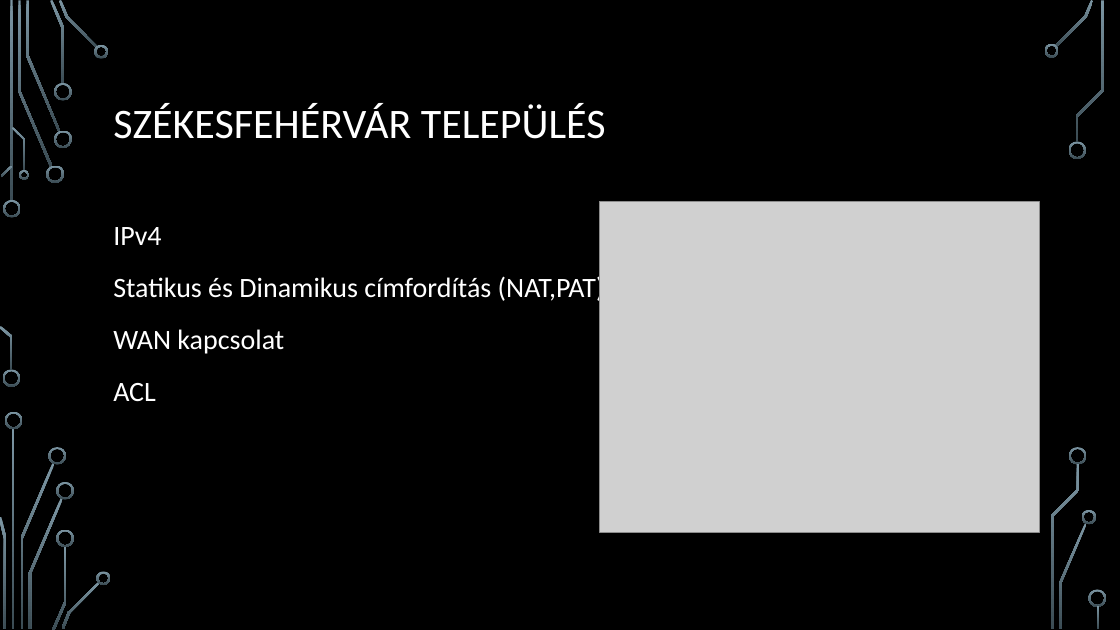
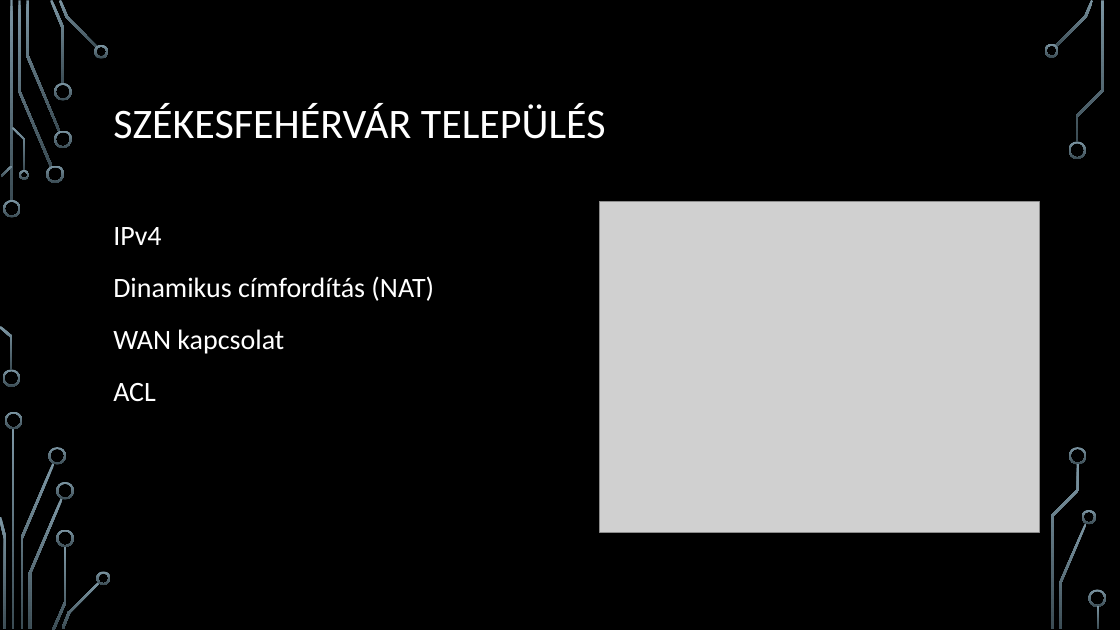
Before and after one commit to BalaWW/NetWorks, a slide deck: slide 7 of NetWorks Prezentáció.pptx. Drawn at 1120x630 pixels with LibreOffice and Linux fonts; fonts in the diff are those of the drawing; grey boxes stand for pictures; background and template pictures are left out. Boxes give left, top, right and bottom in pixels: in the first picture for what was removed or moved away, otherwise in the second. Text is boxed around its words. In the diff, an @@ line names an element or a change of style, - is before the commit and + after.

```diff
--- a/NetWorks Prezentáció.pptx
+++ b/NetWorks Prezentáció.pptx
@@ text at (x1=113, y1=276, x2=434, y2=301): text changed @@
-Statikus és Dinamikus címfordítás (NAT,PAT)
+Dinamikus címfordítás (NAT)
```
Also in this commit, not shown: 1 other slide changed, 2 other files.
